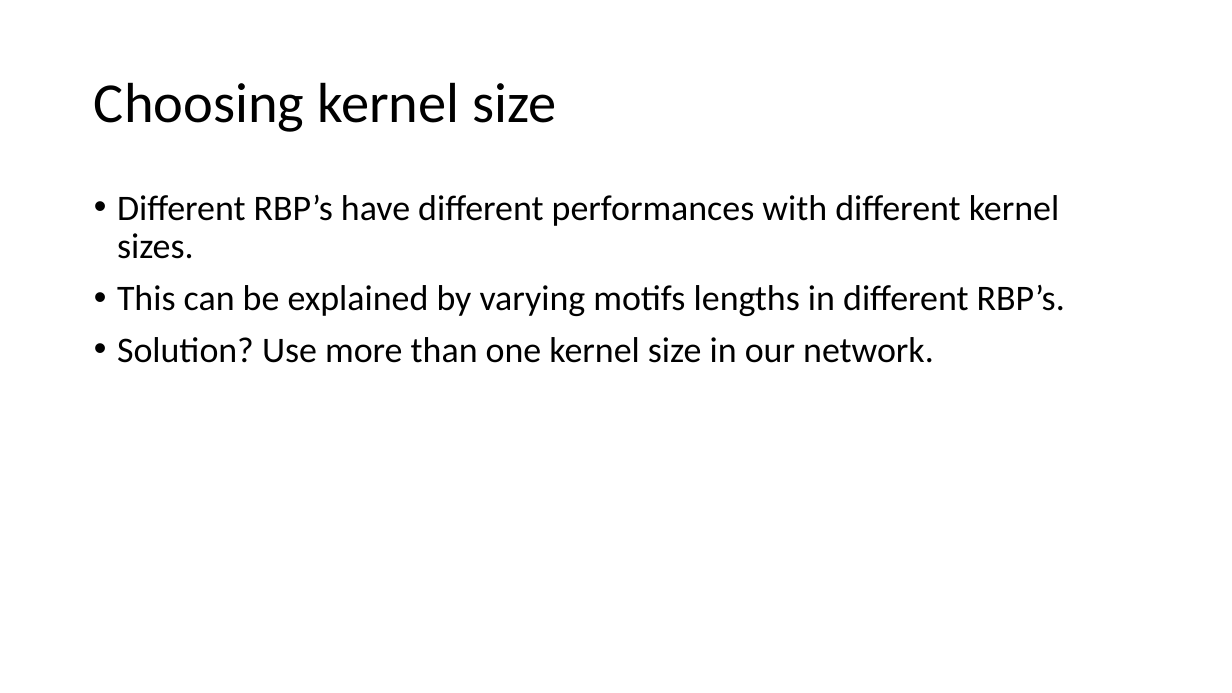
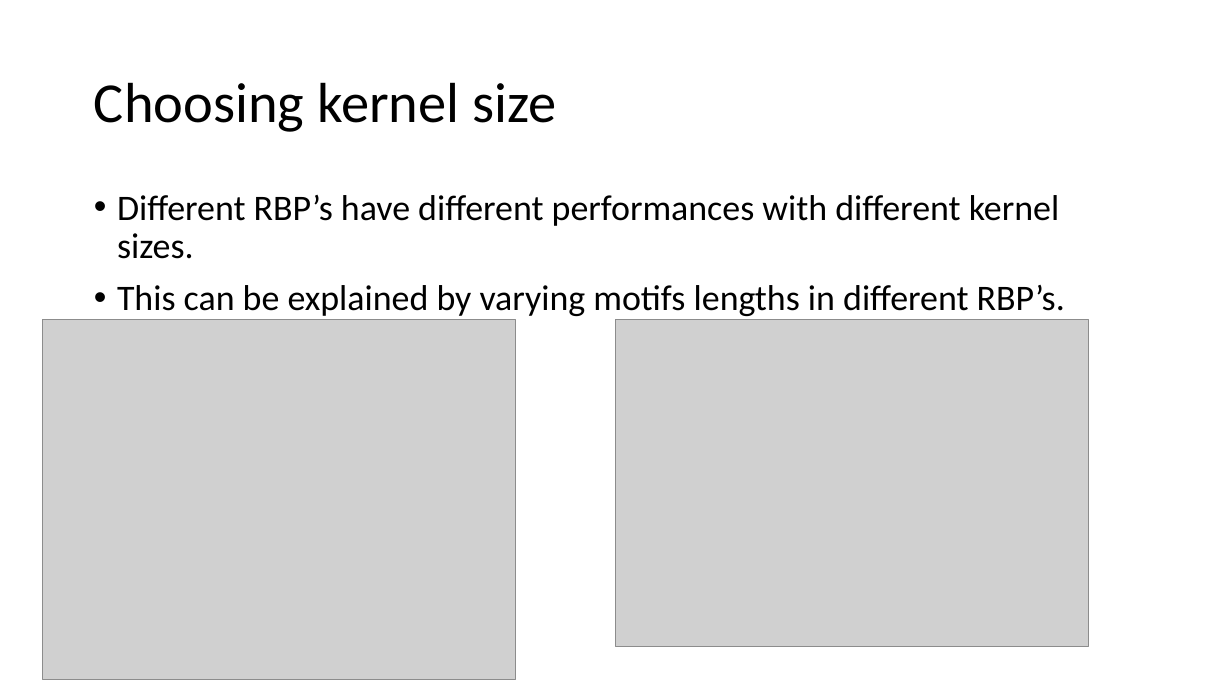
Before and after one commit to dolavn/dlbioProject, a slide deck: slide 3 of presentation.pptx. Drawn at 1232x693 pixels with LibreOffice and Linux fonts; fonts in the diff are those of the drawing; grey boxes stand for pictures. Boxes give left, top, right and bottom in pixels: in the first picture for what was removed or moved away, otherwise in the second. Text is boxed around its words. In the diff, an @@ line names an element or a change of style, - is before the commit and + after.

```diff
--- a/presentation.pptx
+++ b/presentation.pptx
@@ picture added at (43,320,515,679) @@
@@ picture added at (616,320,1089,646) @@
@@ text at (117,337,934,363): paragraph removed @@
-• Solution? Use more than one kernel size in our network.
```
Also in this commit, not shown: 1 other slide changed, 1 slide added, 3 other files.
